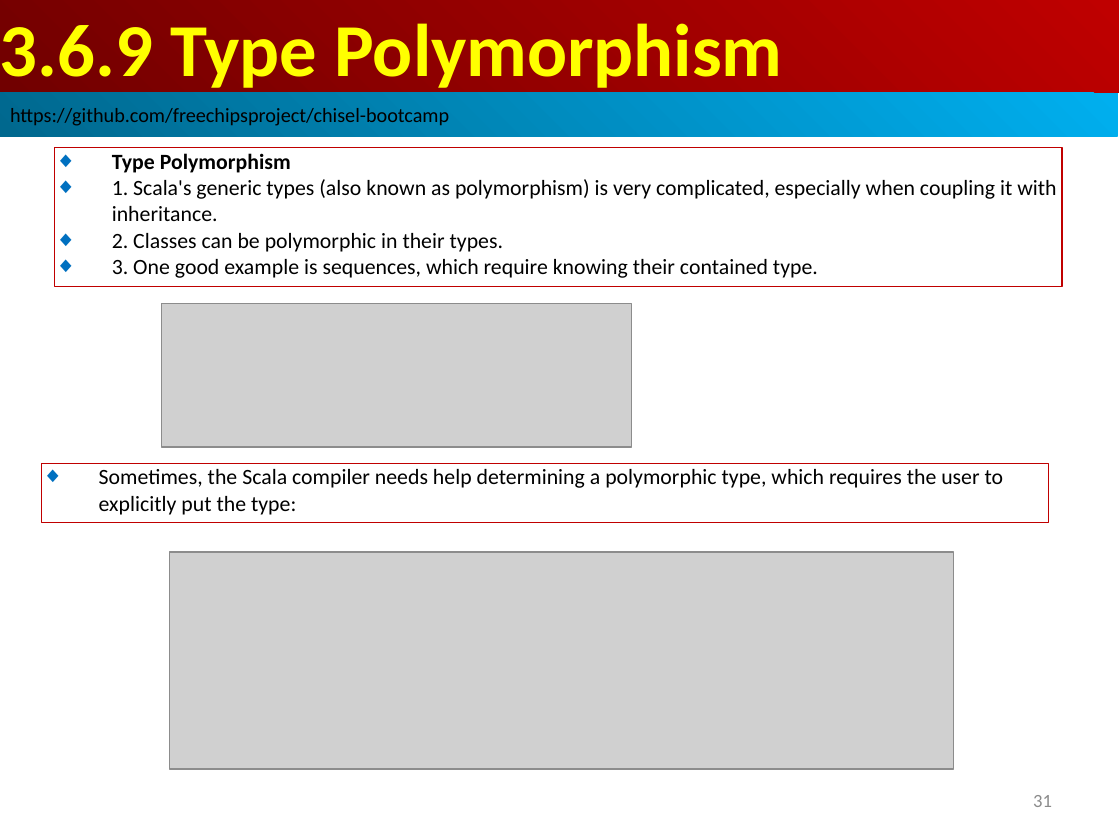
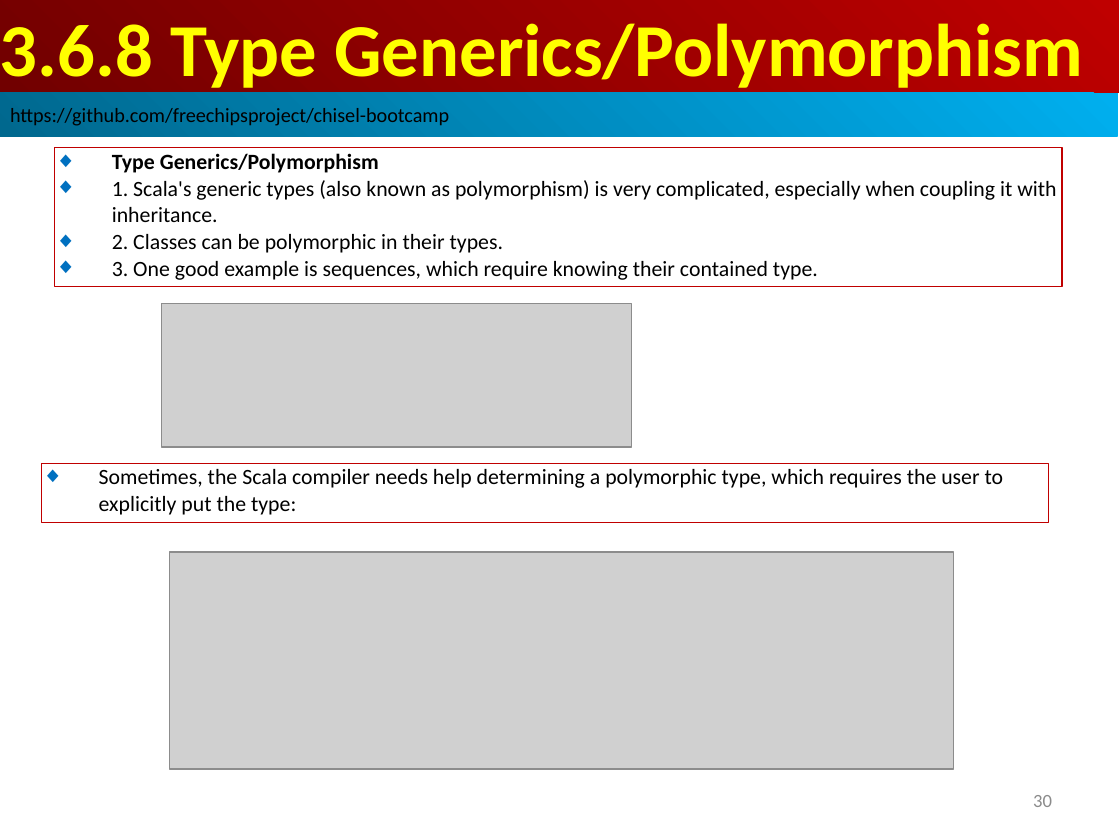
Before and after one commit to peterhchen/AIU_CS800_Chisel, a slide deck: slide 30 of 300_UCB_BC/003.6_Type/000_Video/003.6_Type.ppt (slide 31 before the commit). Drawn at 1120x840 pixels with LibreOffice and Linux fonts; fonts in the diff are those of the drawing; grey boxes stand for pictures. Boxes give left, top, right and bottom in pixels: in the first picture for what was removed or moved away, otherwise in the second. Text is boxed around its words. In the diff, an @@ line names an element or a change of style, - is before the commit and + after.

```diff
--- a/300_UCB_BC/003.6_Type/000_Video/003.6_Type.ppt
+++ b/300_UCB_BC/003.6_Type/000_Video/003.6_Type.ppt
@@ text in rectangle at box(0, 23, 1083, 93): text changed @@
-3.6.9 Type Polymorphism
+3.6.8 Type Generics/Polymorphism
@@ text in rectangle at box(112, 153, 379, 173): text changed @@
-◆ Type Polymorphism
+◆ Type Generics/Polymorphism
@@ page number at box(1033, 795, 1052, 807): text changed @@
-31
+30
```
Also in this commit, not shown: 20 other slides changed, 26 slides added.
